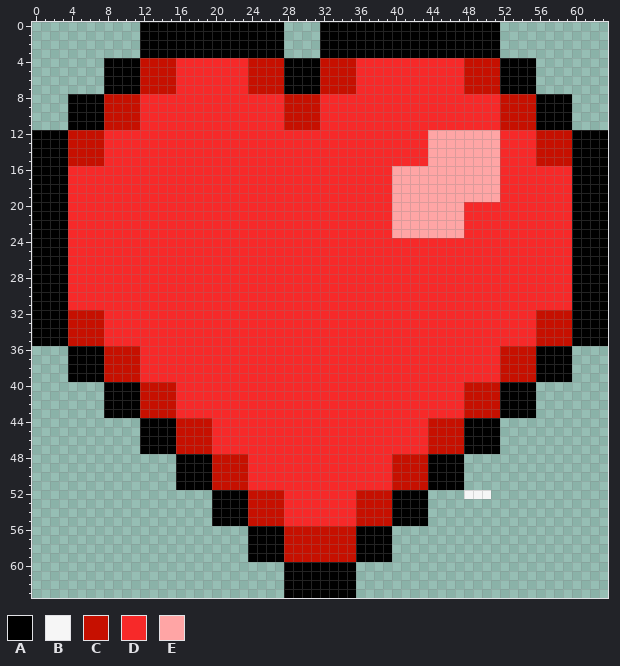
One commit to this pixel-art sprite: ducktales/src/main/resources/Status/Buff_nearperfect.png. Above: the version before the commit.
The file is 64x64 pixels.
Palette (. is transparent): A #000000  B #f6f6f6  C #c61000  D #f72929  E #ffa5a5
Pixels before (only the part around the change), first column x 24:
 0 AAAA....AAAAAAAAAAAAAAAAAAAA............
 1 AAAA....AAAAAAAAAAAAAAAAAAAA............
 2 AAAA....AAAAAAAAAAAAAAAAAAAA............
 3 AAAA....AAAAAAAAAAAAAAAAAAAA............
 4 CCCCAAAACCCCDDDDDDDDDDDDCCCCAAAA........
 5 CCCCAAAACCCCDDDDDDDDDDDDCCCCAAAA........
 6 CCCCAAAACCCCDDDDDDDDDDDDCCCCAAAA........
 7 CCCCAAAACCCCDDDDDDDDDDDDCCCCAAAA........
 8 DDDDCCCCDDDDDDDDDDDDDDDDDDDDCCCCAAAA....
 9 DDDDCCCCDDDDDDDDDDDDDDDDDDDDCCCCAAAA....
10 DDDDCCCCDDDDDDDDDDDDDDDDDDDDCCCCAAAA....
11 DDDDCCCCDDDDDDDDDDDDDDDDDDDDCCCCAAAA....
12 DDDDDDDDDDDDDDDDDDDDEEEEEEEEDDDDCCCCAAAA
13 DDDDDDDDDDDDDDDDDDDDEEEEEEEEDDDDCCCCAAAA
14 DDDDDDDDDDDDDDDDDDDDEEEEEEEEDDDDCCCCAAAA
15 DDDDDDDDDDDDDDDDDDDDEEEEEEEEDDDDCCCCAAAA
16 DDDDDDDDDDDDDDDDEEEEEEEEEEEEDDDDDDDDAAAA
17 DDDDDDDDDDDDDDDDEEEEEEEEEEEEDDDDDDDDAAAA
18 DDDDDDDDDDDDDDDDEEEEEEEEEEEEDDDDDDDDAAAA
19 DDDDDDDDDDDDDDDDEEEEEEEEEEEEDDDDDDDDAAAA
20 DDDDDDDDDDDDDDDDEEEEEEEEDDDDDDDDDDDDAAAA
21 DDDDDDDDDDDDDDDDEEEEEEEEDDDDDDDDDDDDAAAA
22 DDDDDDDDDDDDDDDDEEEEEEEEDDDDDDDDDDDDAAAA
23 DDDDDDDDDDDDDDDDEEEEEEEEDDDDDDDDDDDDAAAA
24 DDDDDDDDDDDDDDDDDDDDDDDDDDDDDDDDDDDDAAAA
25 DDDDDDDDDDDDDDDDDDDDDDDDDDDDDDDDDDDDAAAA
26 DDDDDDDDDDDDDDDDDDDDDDDDDDDDDDDDDDDDAAAA
27 DDDDDDDDDDDDDDDDDDDDDDDDDDDDDDDDDDDDAAAA
28 DDDDDDDDDDDDDDDDDDDDDDDDDDDDDDDDDDDDAAAA
29 DDDDDDDDDDDDDDDDDDDDDDDDDDDDDDDDDDDDAAAA
30 DDDDDDDDDDDDDDDDDDDDDDDDDDDDDDDDDDDDAAAA
31 DDDDDDDDDDDDDDDDDDDDDDDDDDDDDDDDDDDDAAAA
32 DDDDDDDDDDDDDDDDDDDDDDDDDDDDDDDDCCCCAAAA
33 DDDDDDDDDDDDDDDDDDDDDDDDDDDDDDDDCCCCAAAA
34 DDDDDDDDDDDDDDDDDDDDDDDDDDDDDDDDCCCCAAAA
35 DDDDDDDDDDDDDDDDDDDDDDDDDDDDDDDDCCCCAAAA
36 DDDDDDDDDDDDDDDDDDDDDDDDDDDDCCCCAAAA....
37 DDDDDDDDDDDDDDDDDDDDDDDDDDDDCCCCAAAA....
38 DDDDDDDDDDDDDDDDDDDDDDDDDDDDCCCCAAAA....
39 DDDDDDDDDDDDDDDDDDDDDDDDDDDDCCCCAAAA....
40 DDDDDDDDDDDDDDDDDDDDDDDDCCCCAAAA........
Now the later version:
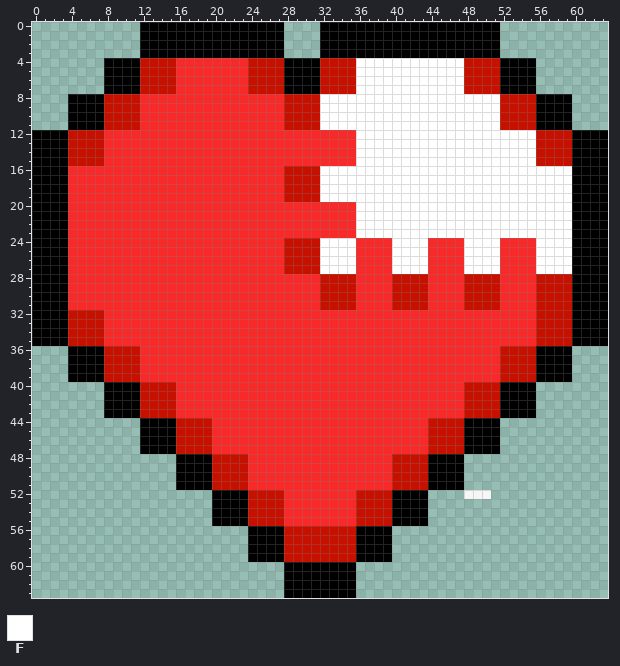
Colours new in this view: F #ffffff
From old to new:
Changed rows in their new state; - is an unchanged pixel.
first column x 28:
 4 --------FFFFFFFFFFFF------------
 5 --------FFFFFFFFFFFF------------
 6 --------FFFFFFFFFFFF------------
 7 --------FFFFFFFFFFFF------------
 8 ----FFFFFFFFFFFFFFFFFFFF--------
 9 ----FFFFFFFFFFFFFFFFFFFF--------
10 ----FFFFFFFFFFFFFFFFFFFF--------
11 ----FFFFFFFFFFFFFFFFFFFF--------
12 --------FFFFFFFFFFFFFFFFFFFF----
13 --------FFFFFFFFFFFFFFFFFFFF----
14 --------FFFFFFFFFFFFFFFFFFFF----
15 --------FFFFFFFFFFFFFFFFFFFF----
16 CCCCFFFFFFFFFFFFFFFFFFFFFFFFFFFF
17 CCCCFFFFFFFFFFFFFFFFFFFFFFFFFFFF
18 CCCCFFFFFFFFFFFFFFFFFFFFFFFFFFFF
19 CCCCFFFFFFFFFFFFFFFFFFFFFFFFFFFF
20 --------FFFFFFFFFFFFFFFFFFFFFFFF
21 --------FFFFFFFFFFFFFFFFFFFFFFFF
22 --------FFFFFFFFFFFFFFFFFFFFFFFF
23 --------FFFFFFFFFFFFFFFFFFFFFFFF
24 CCCCFFFF----FFFF----FFFF----FFFF
25 CCCCFFFF----FFFF----FFFF----FFFF
26 CCCCFFFF----FFFF----FFFF----FFFF
27 CCCCFFFF----FFFF----FFFF----FFFF
28 ----CCCC----CCCC----CCCC----CCCC
29 ----CCCC----CCCC----CCCC----CCCC
30 ----CCCC----CCCC----CCCC----CCCC
31 ----CCCC----CCCC----CCCC----CCCC
Pixel boxes of the changes (left, top, right, bottom) in both pictures:
changed: (284, 58, 572, 310)
